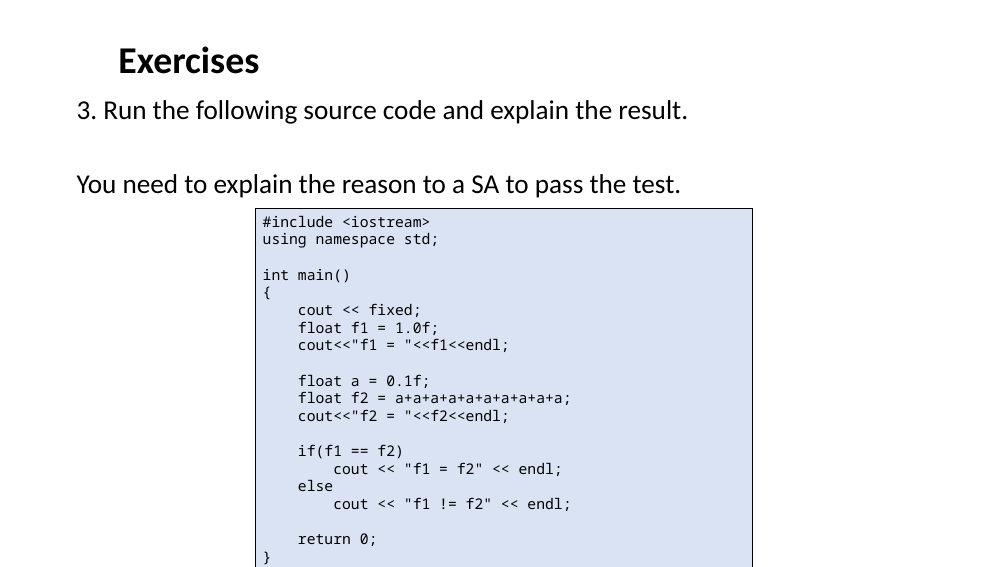
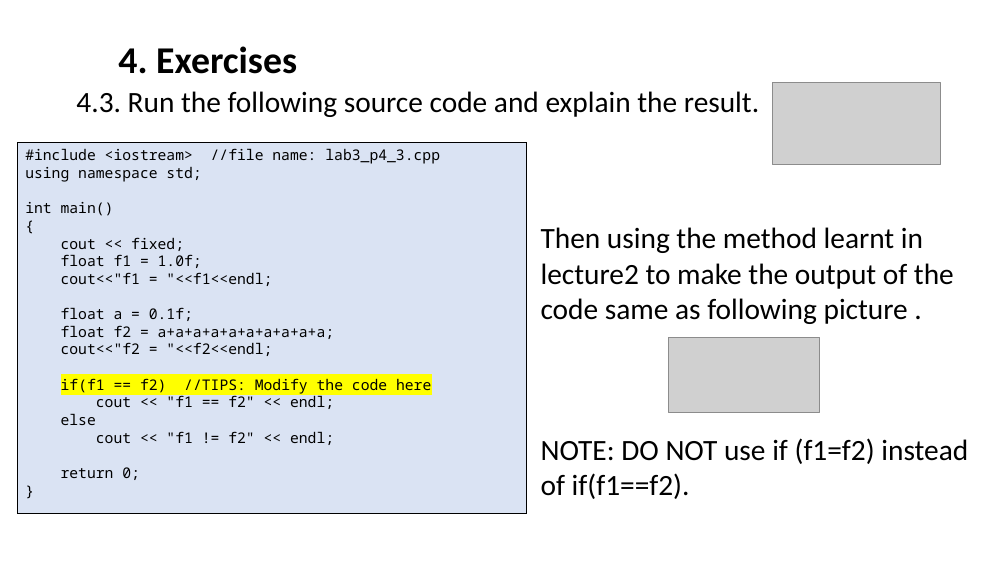
Before and after one commit to ShiqiYu/CPP, a slide deck: slide 24 of week02/Lab02.pptx (slide 13 before the commit). Drawn at 1008x567 pixels with LibreOffice and Linux fonts; fonts in the diff are those of the drawing; grey boxes stand for pictures; background and template pictures are left out. Boxes give left, top, right and bottom in pixels: in the first picture for what was removed or moved away, otherwise in the second. Text is boxed around its words. In the diff, an @@ line names an element or a change of style, - is before the commit and + after.

```diff
--- a/week02/Lab02.pptx
+++ b/week02/Lab02.pptx
@@ text at (118, 46, 297, 74): text changed @@
-Exercises
+4. Exercises
@@ picture added at (772, 82, 941, 165) @@
@@ text at (76, 91, 759, 117): text changed; size 25.9 to 28 pt @@
-3. Run the following source code and explain the result.
-You need to explain the reason to a SA to pass the test.
+4.3. Run the following source code and explain the result.
@@ rectangle "#include <iostream> //file name: lab3_p4_3.cpp": place and size @@
-rectangle "#include <iostream> //file name: lab3_p4_3.cpp" at (256, 209, 753, 567)
+rectangle "#include <iostream> //file name: lab3_p4_3.cpp" at (18, 142, 526, 513)
@@ text in rectangle at (25, 148, 440, 164): text changed @@
-#include <iostream>
+#include <iostream> //file name: lab3_p4_3.cpp
@@ text added at (541, 227, 968, 499), 28 pt, text #000000 @@
+Then using the method learnt in lecture2 to make the output of the code same as following picture .
+NOTE: DO NOT use if (f1=f2) instead of if(f1==f2).
@@ picture added at (668, 337, 820, 413) @@
@@ text in rectangle at (61, 378, 431, 409): text changed @@
-if(f1 == f2)
-cout << "f1 = f2" << endl;
+if(f1 == f2) //TIPS: Modify the code here
+cout << "f1 == f2" << endl;
```
Also in this commit, not shown: 11 other slides changed, 11 slides added, 3 other files.
